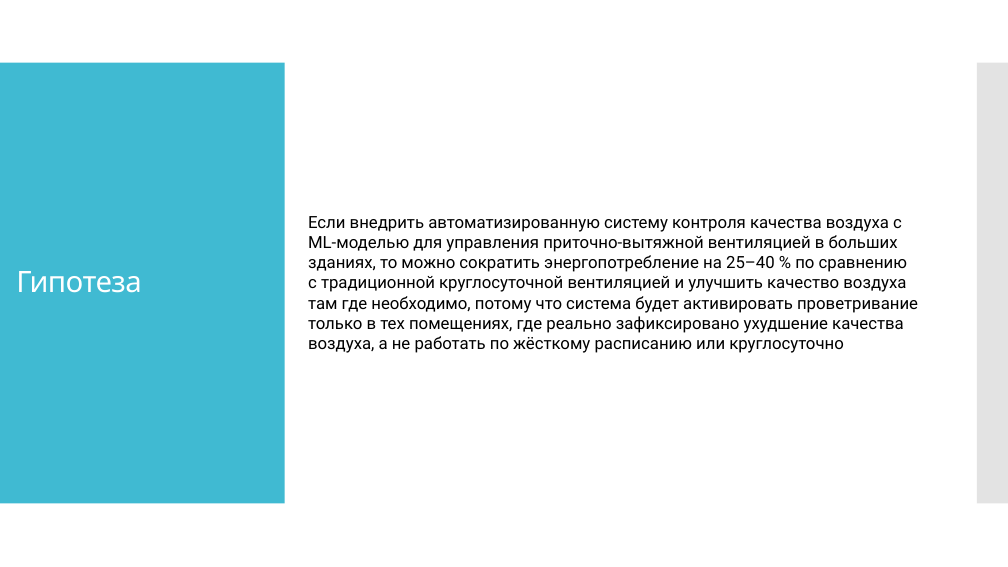
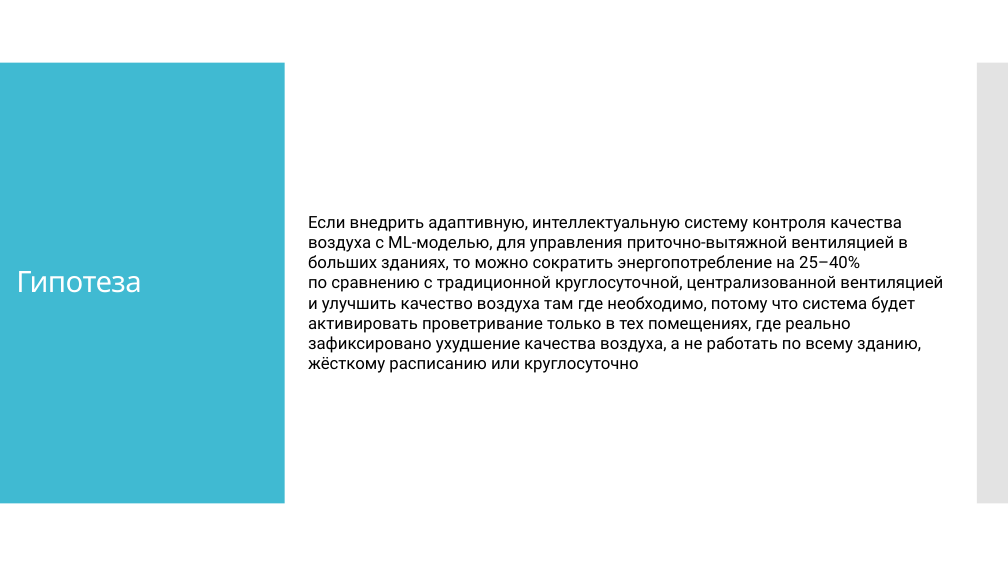
Before and after one commit to IlyyaNeustroev/airQuality, a slide deck: slide 8 of Презентация/АэроМонитор.ppsx. Drawn at 1008x567 pixels with LibreOffice and Linux fonts; fonts in the diff are those of the drawing. Boxes give left, top, right and bottom in pixels: in the first picture for what was removed or moved away, otherwise in the second. Text is boxed around its words. In the diff, an @@ line names an element or a change of style, - is before the commit and + after.

Commit message:
added ppsx

```diff
--- a/Презентация/АэроМонитор.ppsx
+++ b/Презентация/АэроМонитор.ppsx
@@ text at (308, 216, 943, 373): text changed @@
-Если внедрить автоматизированную систему контроля качества воздуха с
-ML‑моделью для управления приточно‑вытяжной вентиляцией в больших
-зданиях, то можно сократить энергопотребление на 25–40 % по сравнению
-с традиционной круглосуточной вентиляцией и улучшить качество воздуха
-там где необходимо, потому что система будет активировать проветривание
-только в тех помещениях, где реально зафиксировано ухудшение качества
-воздуха, а не работать по жёсткому расписанию или круглосуточно
+Если внедрить адаптивную, интеллектуальную систему контроля качества
+воздуха с ML‑моделью, для управления приточно‑вытяжной вентиляцией в
+больших зданиях, то можно сократить энергопотребление на 25–40% по сравнению с традиционной круглосуточной, централизованной вентиляцией и улучшить качество воздуха там где необходимо, потому что система будет
+активировать проветривание только в тех помещениях, где реально
+зафиксировано ухудшение качества воздуха, а не работать по всему зданию, жёсткому расписанию или круглосуточно
```
Also in this commit, not shown: 5 other slides changed, 7 slides added.
